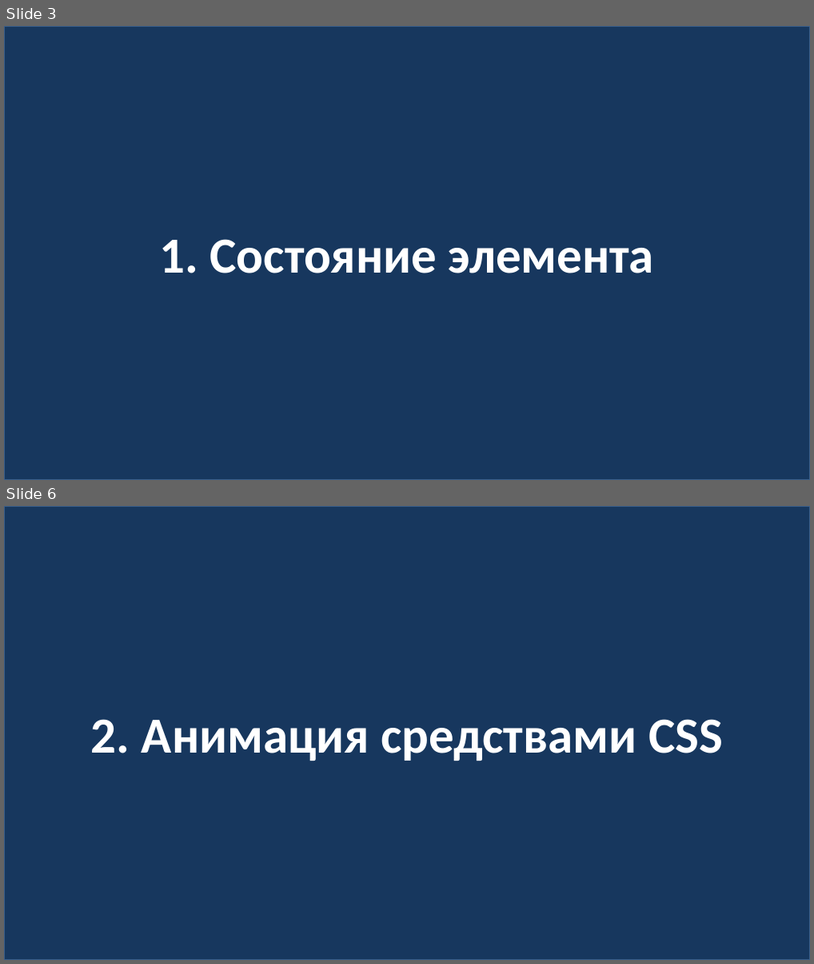
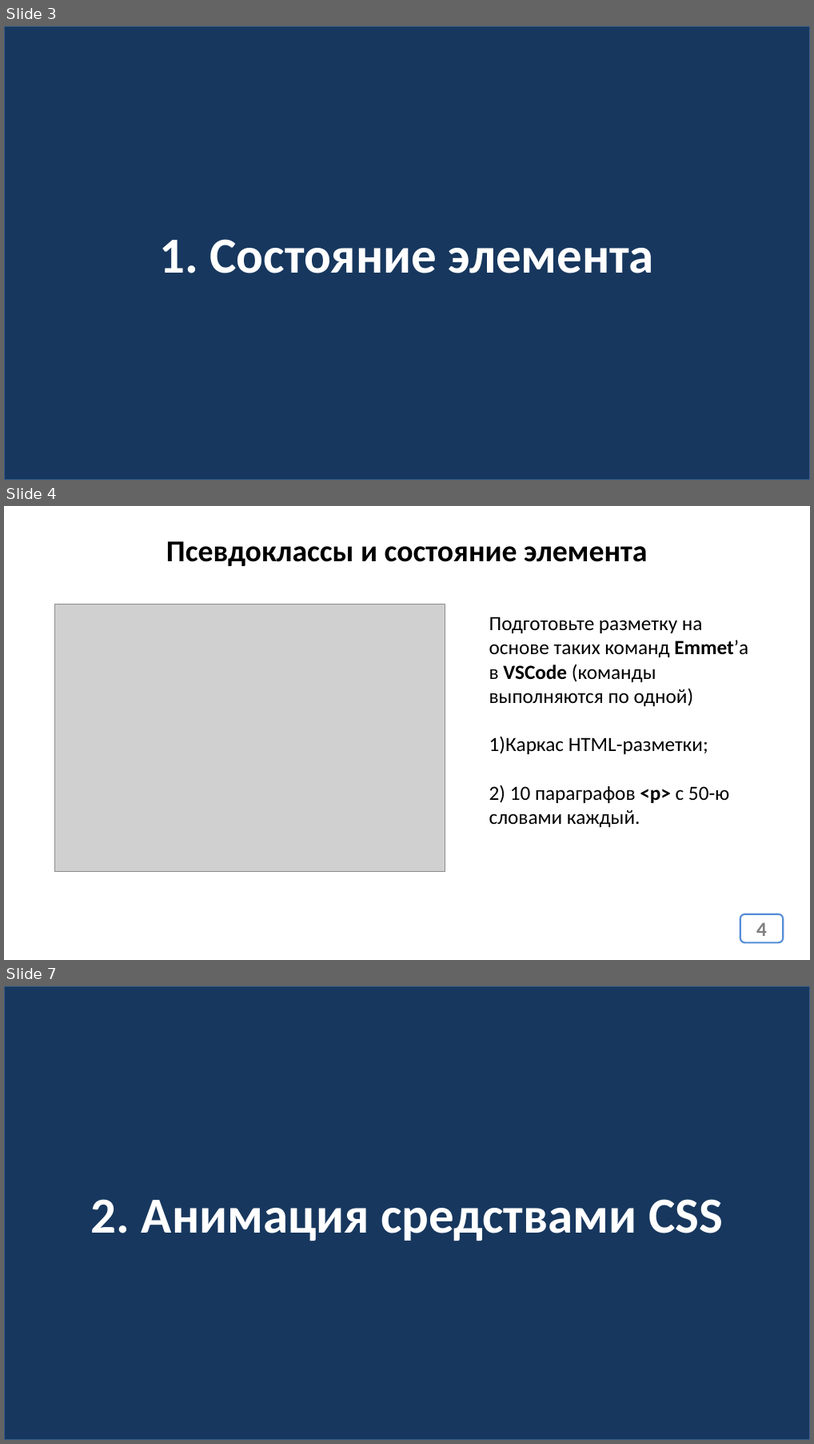
Before and after one commit to web35-ortdnipro/lesson08, a slide deck: lesson08.pptx. Shown one above the other, each under a label of ours: slides 3 and 6 before the commit, slides 3, 4 and 7 after it; the slides between them are not shown. The pictures are 814x964 and 814x1444 pixels, drawn with LibreOffice and Linux fonts; fonts in the diff are those of the drawing; grey boxes stand for pictures. Boxes give left, top, right and bottom in pixels: in the first picture for what was removed or moved away, otherwise in the second. Text is boxed around its words. In the diff, an @@ line names an element or a change of style, - is before the commit and + after.

```diff
--- a/lesson08.pptx
+++ b/lesson08.pptx
@@ slide 4 added at (4,506,810,960), background #FFFFFF @@
@@ text added at (166,541,647,566), 36 pt, text #000000, bold @@
+Псевдоклассы и состояние элемента
@@ picture added at (55,604,446,871) @@
@@ text added at (490,616,749,827), 24 pt, text #000000 @@
+Подготовьте разметку на основе таких команд Emmet’а в VSCode (команды выполняются по одной)
+1)Каркас HTML-разметки;
+2) 10 параграфов <p> с 50-ю словами каждый.
@@ page number added at (741,914,784,942), fill #FFFFFF, outline #558ED5 2 pt, 24 pt, text #808080, bold @@
+4
@@ what was slide 6 is now slide 7 @@
```
Also in this commit, not shown: 2 slides changed, 1 other file.
